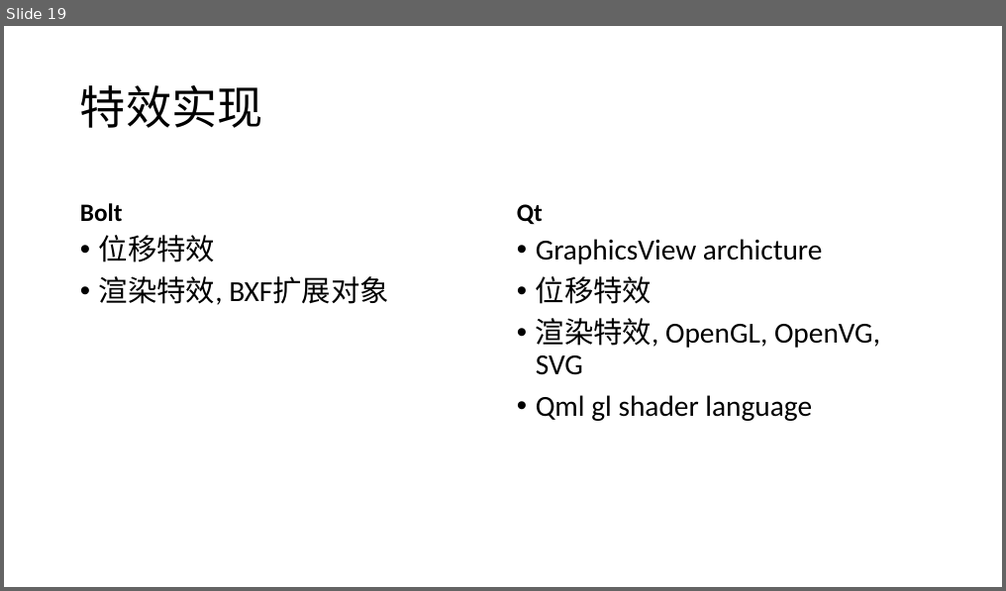
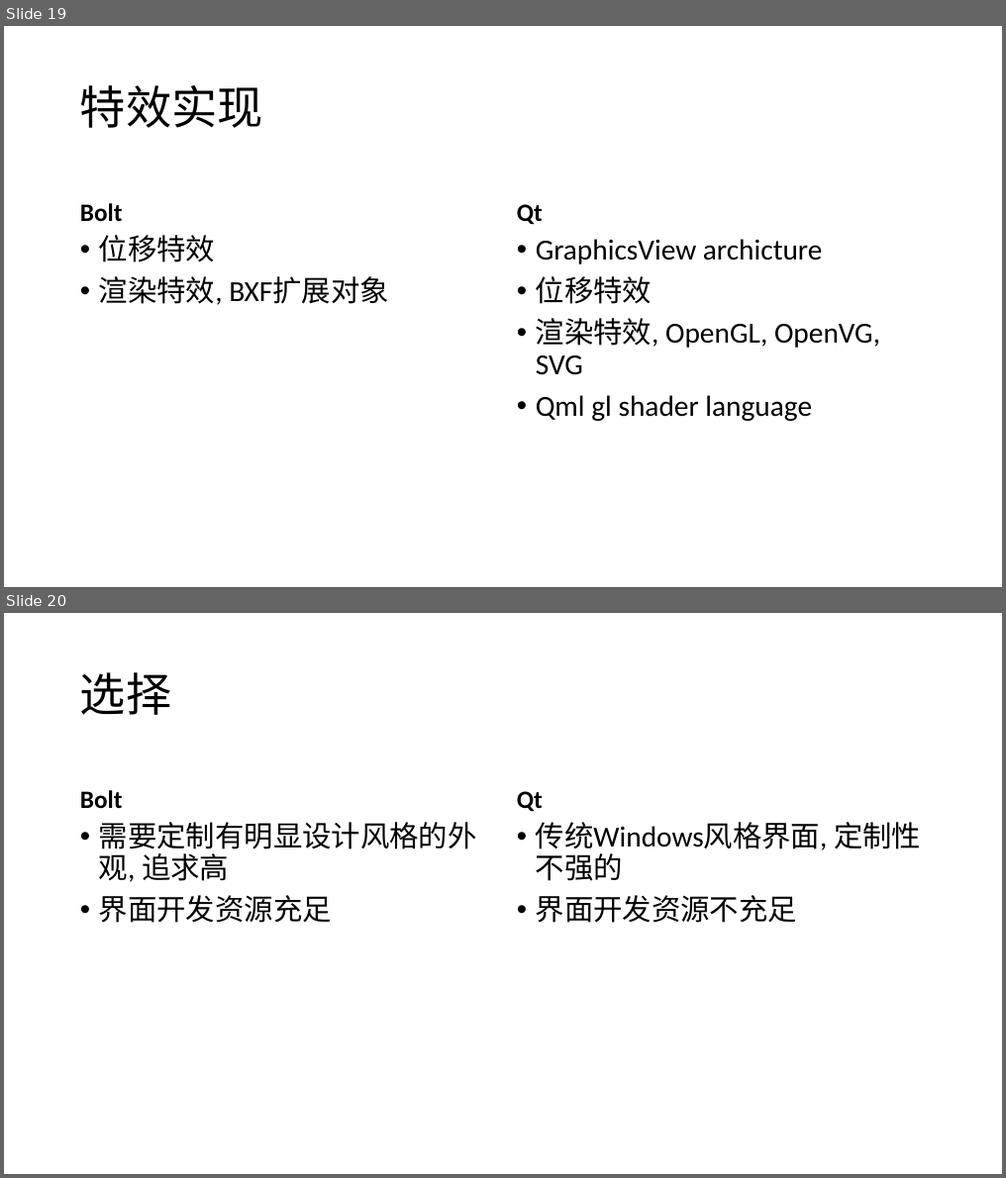
Before and after one commit to nifei/samples, a slide deck: Bolt_Qt.pptx. Shown one above the other, each under a label of ours: slide 19 before the commit, slides 19 and 20 after it. The pictures are 1006x591 and 1006x1178 pixels, drawn with LibreOffice and Linux fonts; fonts in the diff are those of the drawing; background and template pictures are left out. Boxes give left, top, right and bottom in pixels: in the first picture for what was removed or moved away, otherwise in the second. Text is boxed around its words. In the diff, an @@ line names an element or a change of style, - is before the commit and + after.

Commit message:
Bolt qt ppt

```diff
--- a/Bolt_Qt.pptx
+++ b/Bolt_Qt.pptx
@@ slide 20 added at box(4, 613, 1002, 1174), background picture (left out) @@
@@ title added at box(80, 672, 171, 715), 44 pt, text #000000 @@
+选择
@@ text added at box(80, 790, 123, 808), 24 pt, text #000000, bold @@
+Bolt
@@ text added at box(517, 791, 543, 812), 24 pt, text #000000, bold @@
+Qt
@@ text added at box(99, 822, 477, 923), 28 pt, text #000000 @@
+• 需要定制有明显设计风格的外观, 追求高
+• 界面开发资源充足
@@ text added at box(536, 822, 921, 923), 28 pt, text #000000 @@
+• 传统Windows风格界面, 定制性不强的
+• 界面开发资源不充足
```
Also in this commit, not shown: 1 slide changed.
